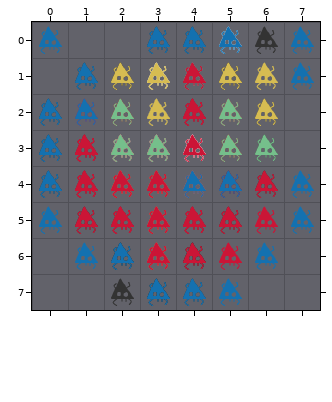
An edit to a level. Tiled map, spaders/src/map/how-to-play/how-to-play-medium.tmx. The picture above is the old version.
Cells are 64x64 px. Shown: x 0..7, y 0..7.
Once edited:
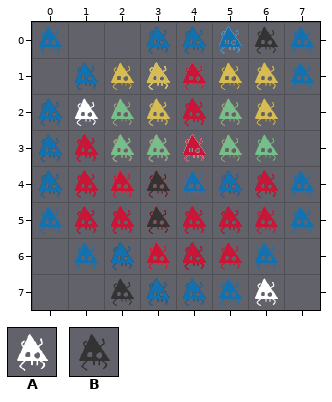
Key: from "spadersTileset": A 8, B 9.
_ is an empty cell.
Tiles of an added or newly shown layer are drawn over the layers below it.
From the commit log: add debug level
What changed:
Layer "Stress Level" (added):
There is now tile A in row 2 at x 1; in row 7 at x 6.
There is now tile B in rows 4 to 5 at x 3.
Where, in picture pixels (left, top, right, bottom), the same in both pictures:
added: (75, 98, 98, 126)
added: (147, 170, 170, 234)
added: (255, 278, 278, 306)
